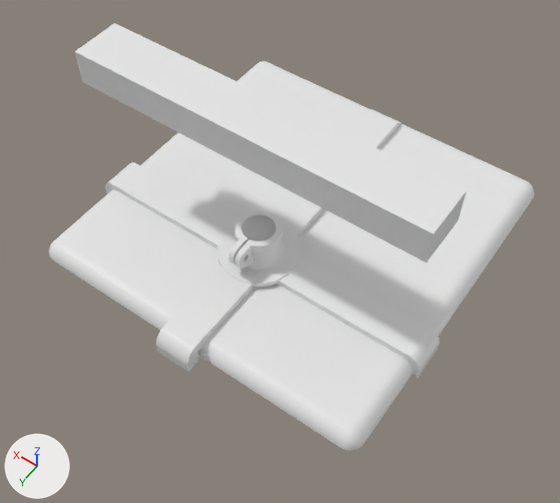
The Blender file ipad-headrest-mount/female-balljoint.blend as it was, and as the next commit left it.
The view is the same before and after, from a 50 mm lens placed at (-15.6, 19.9, 32.3), pointed at (-1.6, 0.3, 1.5). Lighting does not change. The marker at lower left points along +X, +Y and +Z.
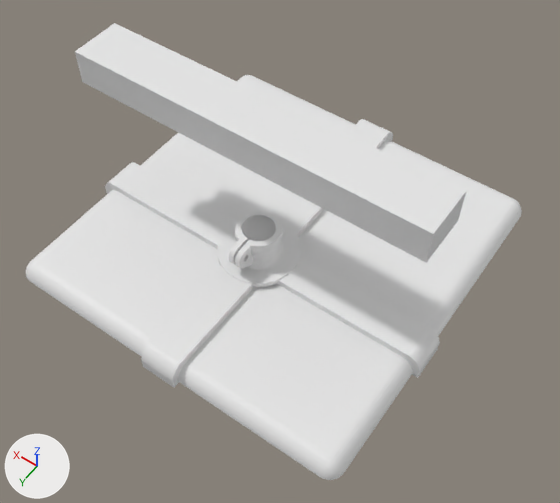
Commit message: / ‘ipad-headrest-mount/female-balljoint.blend’ / ‘ipad-headrest-mount/female-balljoint.blend1’

Boxes (x1, y1, x2, y2) around the edits, measured in the pictures (560 x 503 px):
'Cube', moved: before (49, 61, 534, 450); after (26, 75, 522, 480)
'Cube.003', moved: before (156, 109, 401, 372); after (141, 119, 393, 388)

The change in detail:
Object 'Cube.003' (ob_cube_003) moves from (0.0, -3.07, -0.6) to (0.0, -2.0, -0.6).
Object 'Cube' (ob_cube) moves from (0.0, -3.7, -0.7) to (0.0, -2.0, -0.7).
